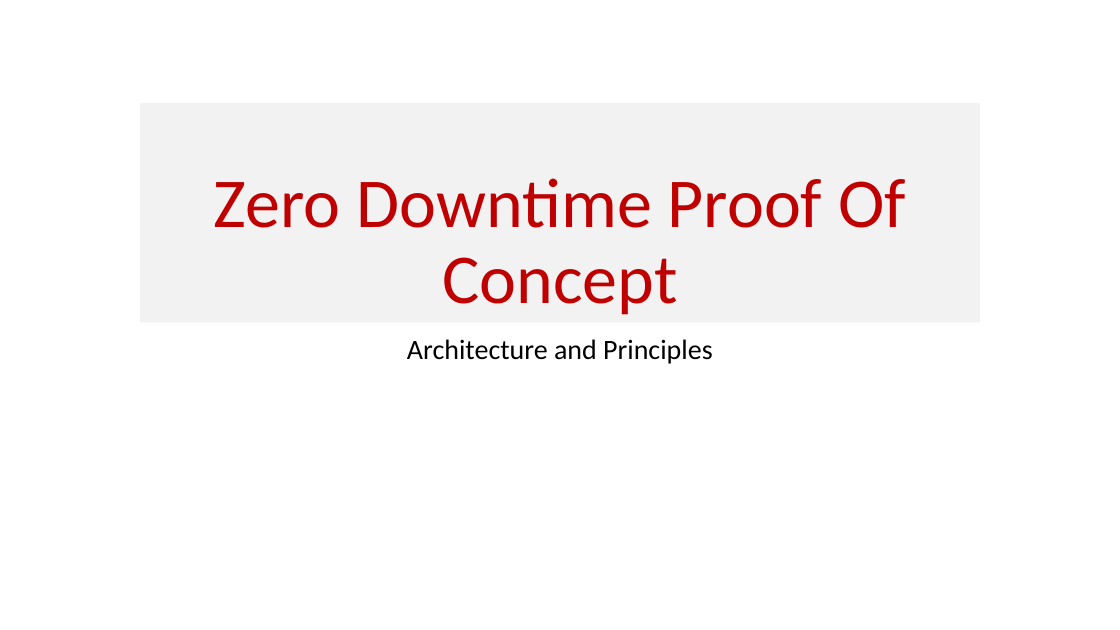
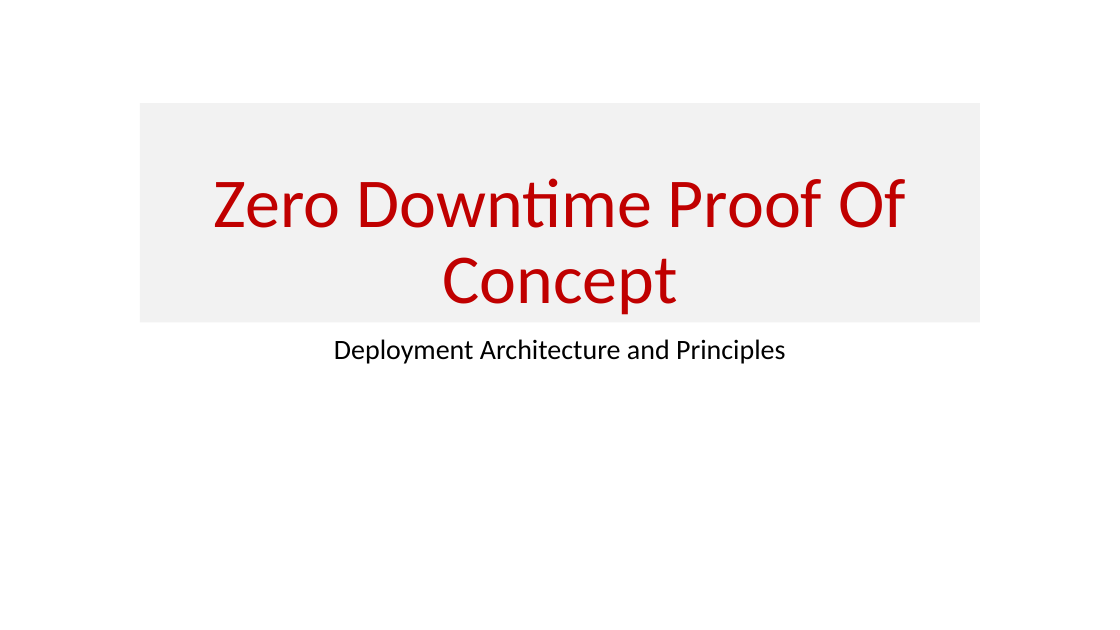
Before and after one commit to Cloudneeti/zero-downtime-azure-paas, a slide deck: slide 1 of Solution_Architecture/Zero-Downtime Architecture.pptx. Drawn at 1120x630 pixels with LibreOffice and Linux fonts; fonts in the diff are those of the drawing. Boxes give left, top, right and bottom in pixels: in the first picture for what was removed or moved away, otherwise in the second. Text is boxed around its words. In the diff, an @@ line names an element or a change of style, - is before the commit and + after.

Commit message:
ppt updates

```diff
--- a/Solution_Architecture/Zero-Downtime Architecture.pptx
+++ b/Solution_Architecture/Zero-Downtime Architecture.pptx
@@ subtitle at bbox=[334, 339, 786, 364]: text changed @@
-Architecture and Principles
+Deployment Architecture and Principles
```
